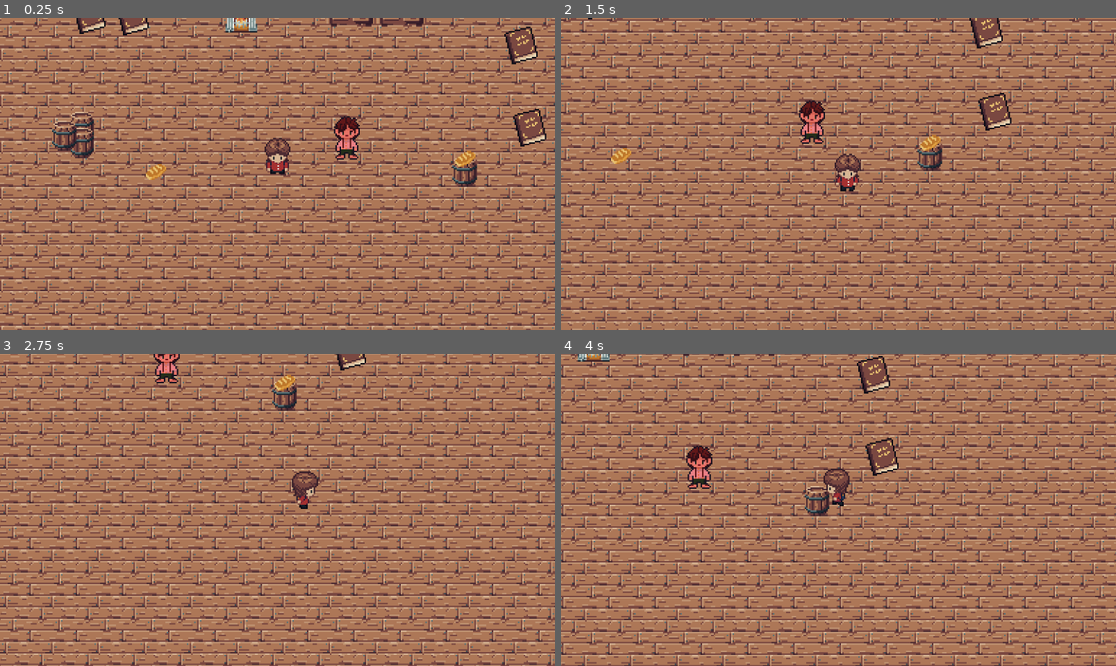
Above: before the commit, frames 1-4 (two rows, left to right).
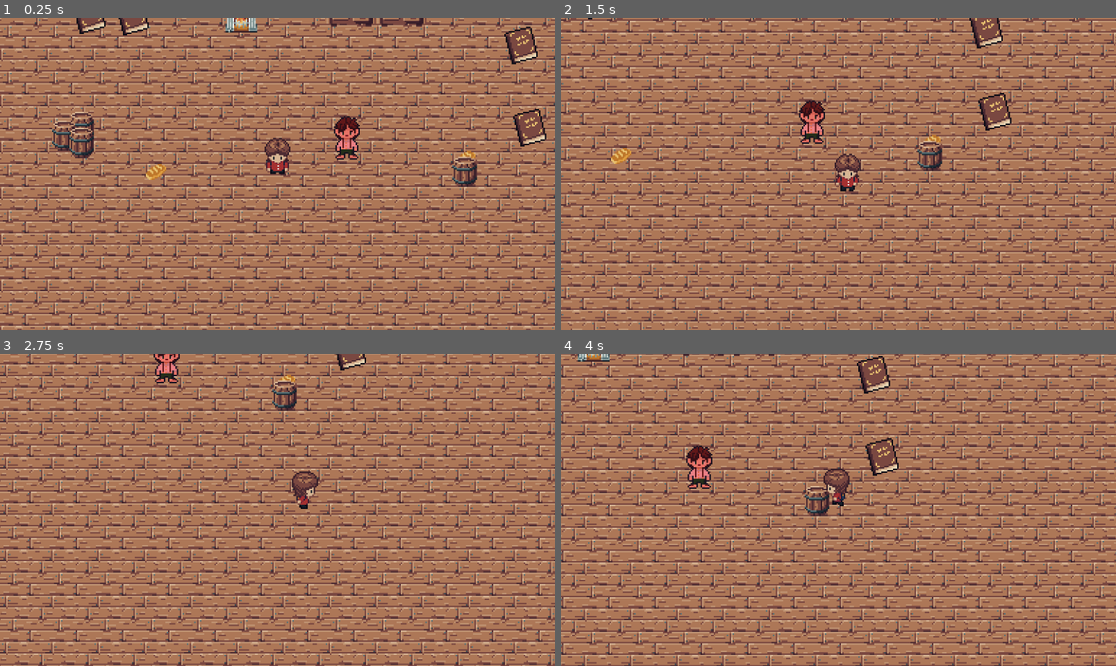
Above: after the commit, the same moments.

Repository: peterakerblom/hoblib
Game: Godot game, scene res://scenes/level.tscn
Same seed, same stepped clock (60 frames per second), same inputs: the game is played once before the commit and once after it.
Inputs:
- Up to frame 1 (0.25 s): no input
- Up to frame 2 (1.5 s): hold Right (right) 0.53-1.28 s; tap E (interact) at 0.6, 1.35 s; hold Down (down) from 1.28 s (still down)
- Up to frame 3 (2.75 s): release Down (down) at 2.03 s; hold Right (right) from 2.03 s (still down); tap E (interact) at 2.1 s
- Up to frame 4 (4 s): release Right (right) at 2.78 s; hold Up (up) 2.78-3.53 s; tap E (interact) at 2.85, 3.6 s; hold Left (left) from 3.53 s (still down)

The runs differ from the first frame. In frame 1, 0.1% of the frame differs, in the area x 12-86%, y 35-48%; in frame 2, less than 0.1%; in frame 3, less than 0.1%; in frame 4, nothing differs.

Commit message:
level

Diff:
--- a/scenes/level.tscn
+++ b/scenes/level.tscn
@@ -57,6 +57,7 @@
 position = Vector2(267, 222)
 
 [node name="interactables" type="Node2D" parent="."]
+y_sort_enabled = true
 
 [node name="Fireplace" parent="interactables" instance=ExtResource("4_wn6kq")]
 position = Vector2(373, 224)
@@ -68,6 +69,7 @@
 position = Vector2(484, 212)
 
 [node name="static_objects" type="Node2D" parent="."]
+y_sort_enabled = true
 
 [node name="Barrel" parent="static_objects" instance=ExtResource("8_nbml1")]
 position = Vector2(262, 303)
@@ -88,6 +90,7 @@
 position = Vector2(575, 204)
 
 [node name="npcs" type="Node2D" parent="."]
+y_sort_enabled = true
 
 [node name="Visior" parent="npcs" instance=ExtResource("6_mbvq3")]
 position = Vector2(446, 322)
